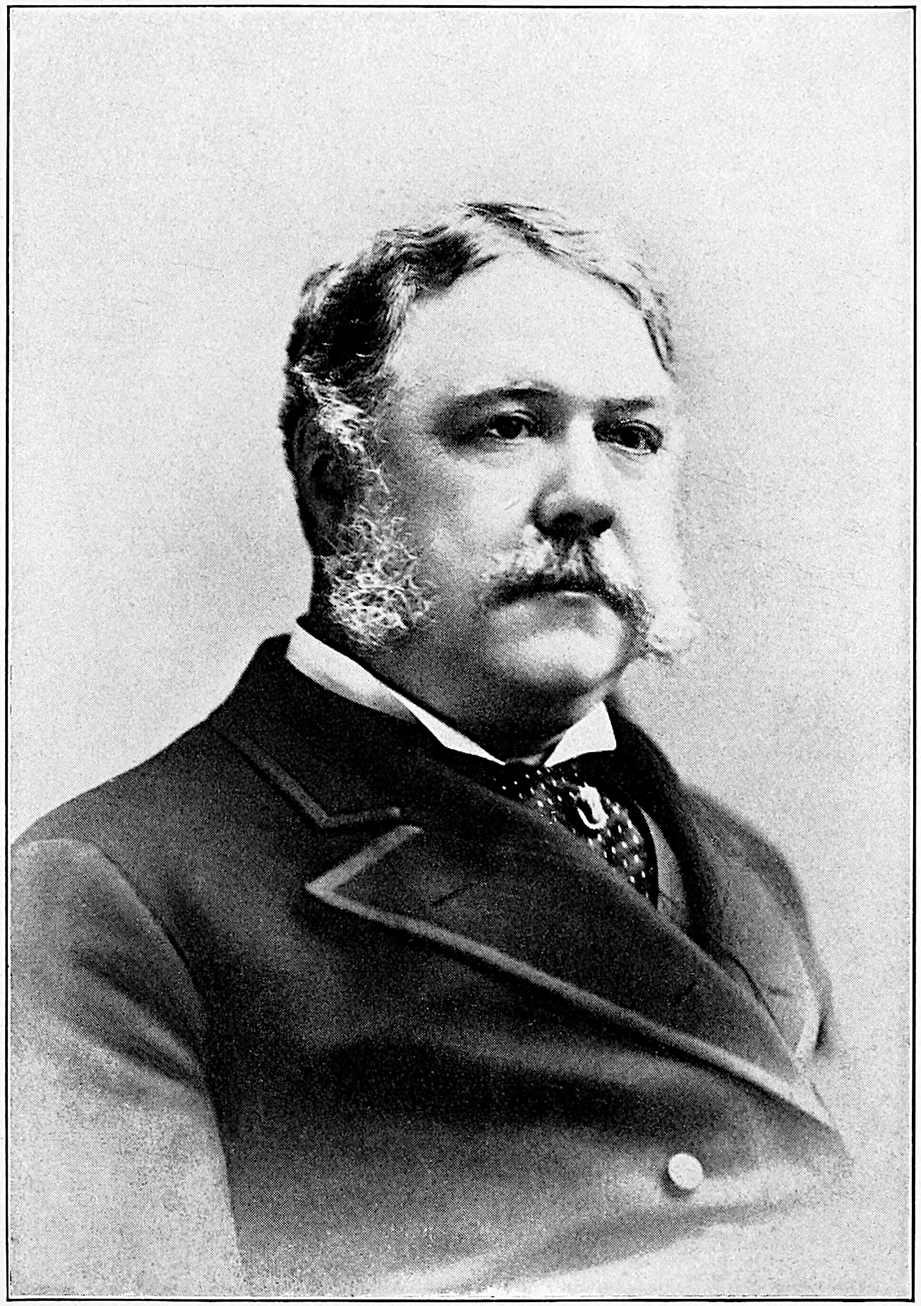
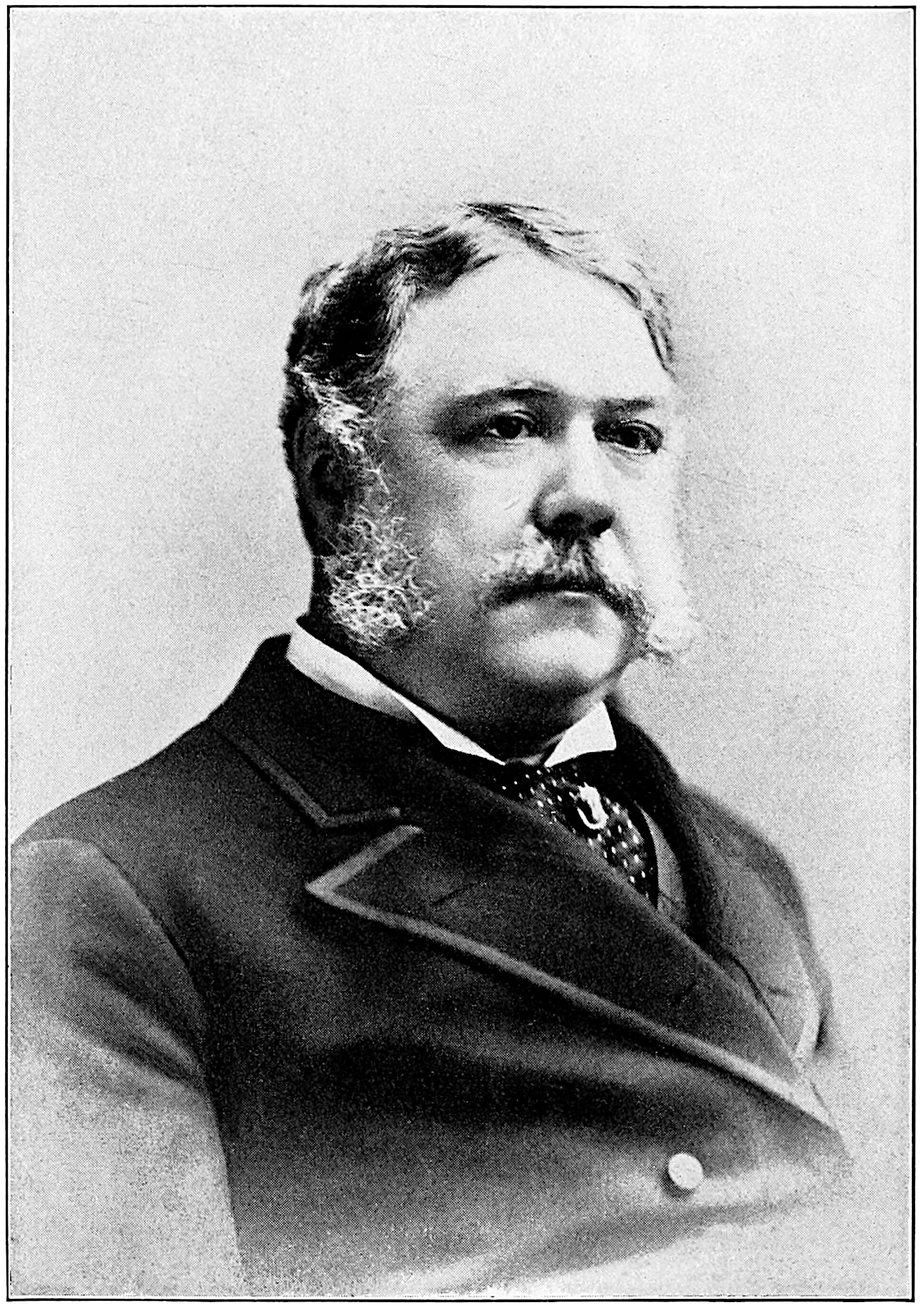
Before/after of a 921px x 1306px layered artwork. What changed in the layer stack:
painted on "arthur.jpg" over [0,0,921,1306]
added layer "bg" over [0,0,921,1306]
